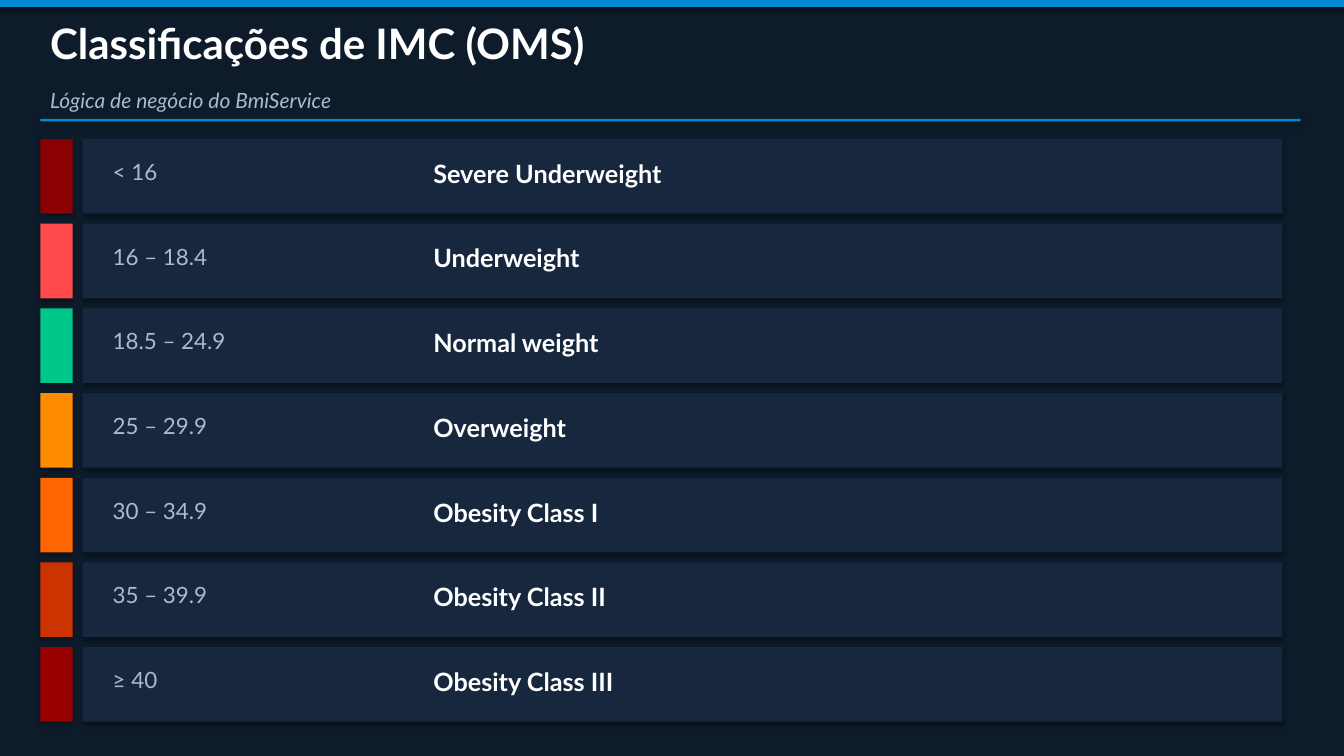
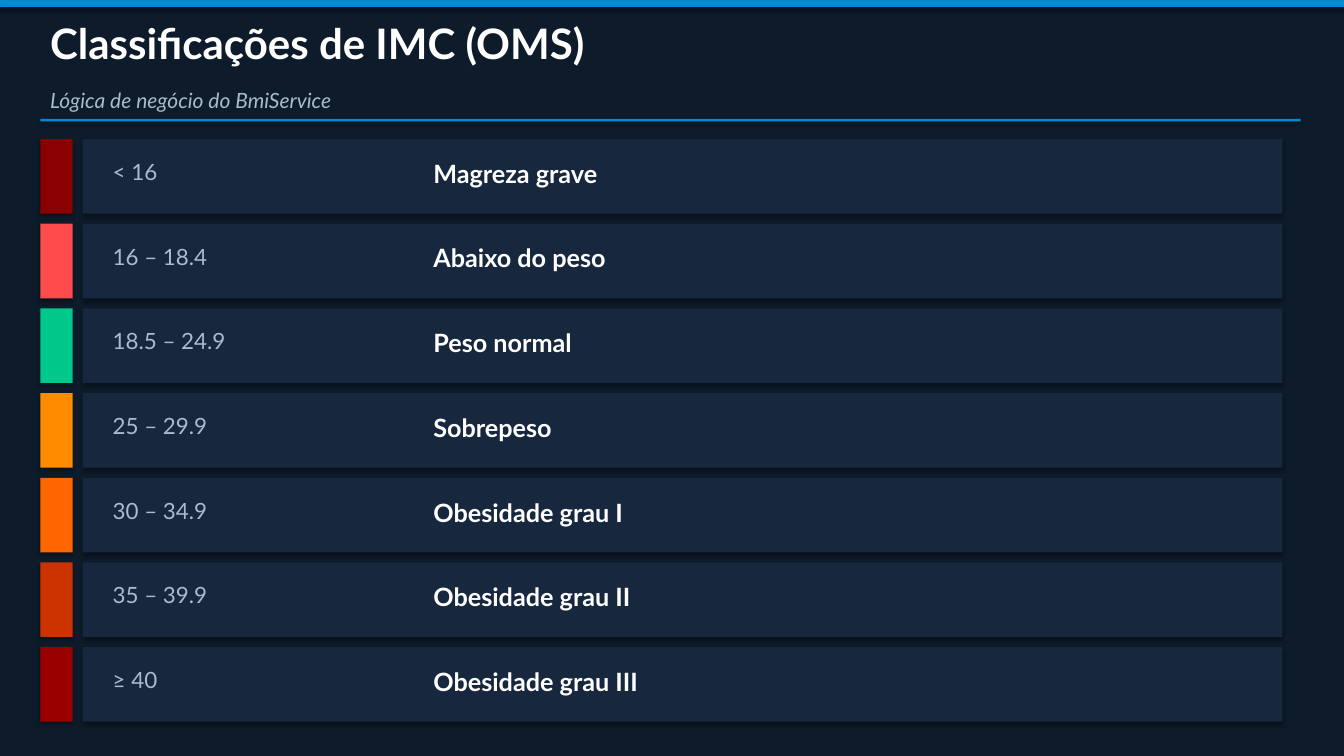
Before and after one commit to fabiofrances/appsec, a slide deck: slide 6 of appsec-palestra.pptx. Drawn at 1344x756 pixels with LibreOffice and Linux fonts; fonts in the diff are those of the drawing. Boxes give left, top, right and bottom in pixels: in the first picture for what was removed or moved away, otherwise in the second. Text is boxed around its words. In the diff, an @@ line names an element or a change of style, - is before the commit and + after.

```diff
--- a/appsec-palestra.pptx
+++ b/appsec-palestra.pptx
@@ text at box(433, 164, 597, 187): text changed @@
-Severe Underweight
+Magreza grave
@@ text at box(433, 248, 605, 272): text changed @@
-Underweight
+Abaixo do peso
@@ text at box(433, 333, 571, 352): text changed @@
-Normal weight
+Peso normal
@@ text at box(433, 418, 551, 441): text changed @@
-Overweight
+Sobrepeso
@@ text at box(433, 503, 622, 526): text changed @@
-Obesity Class I
+Obesidade grau I
@@ text at box(433, 587, 630, 611): text changed @@
-Obesity Class II
+Obesidade grau II
@@ text at box(433, 672, 637, 695): text changed @@
-Obesity Class III
+Obesidade grau III
```
Also in this commit, not shown: 8 other files.
